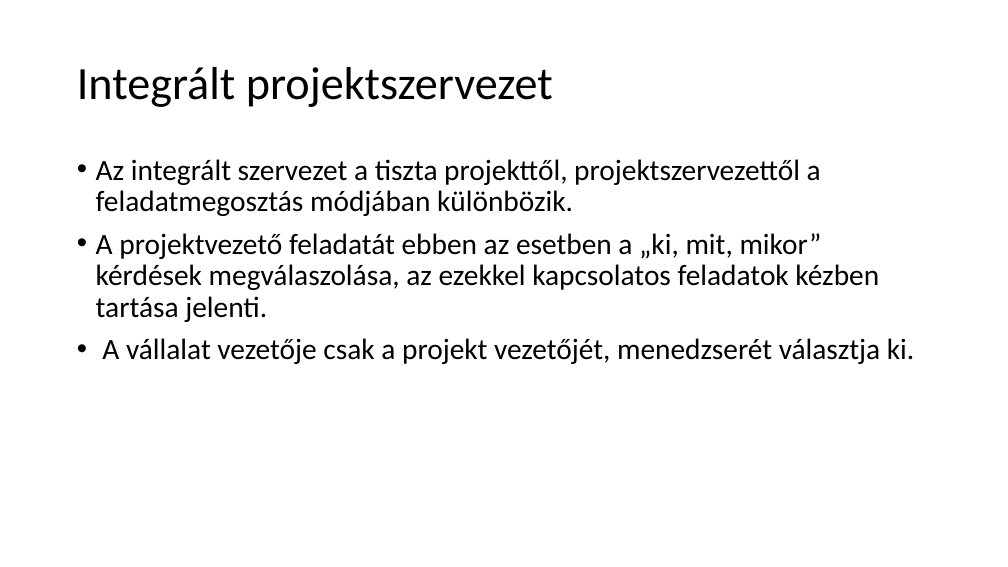
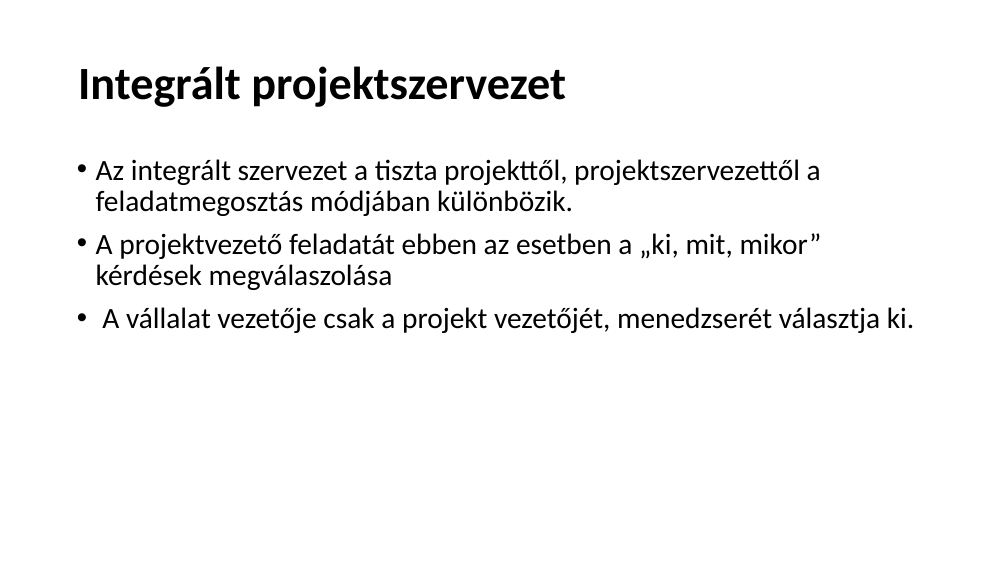
Before and after one commit to Korean20/IKT-projektmunka, a slide deck: slide 8 of Projekttervezés és menedzsment IKT.pptx. Drawn at 1008x567 pixels with LibreOffice and Linux fonts; fonts in the diff are those of the drawing; background and template pictures are left out. Boxes give left, top, right and bottom in pixels: in the first picture for what was removed or moved away, otherwise in the second. Text is boxed around its words. In the diff, an @@ line names an element or a change of style, - is before the commit and + after.

```diff
--- a/Projekttervezés és menedzsment IKT.pptx
+++ b/Projekttervezés és menedzsment IKT.pptx
@@ title "Integrált projektszervezet" at <box>78,66,566,107</box>: bold on @@
@@ text at <box>96,233,822,290</box>: text changed @@
-• A projektvezető feladatát ebben az esetben a „ki, mit, mikor” kérdések megválaszolása, az ezekkel kapcsolatos feladatok kézben tartása jelenti.
+• A projektvezető feladatát ebben az esetben a „ki, mit, mikor” kérdések megválaszolása
```
Also in this commit, not shown: 8 other slides changed.
